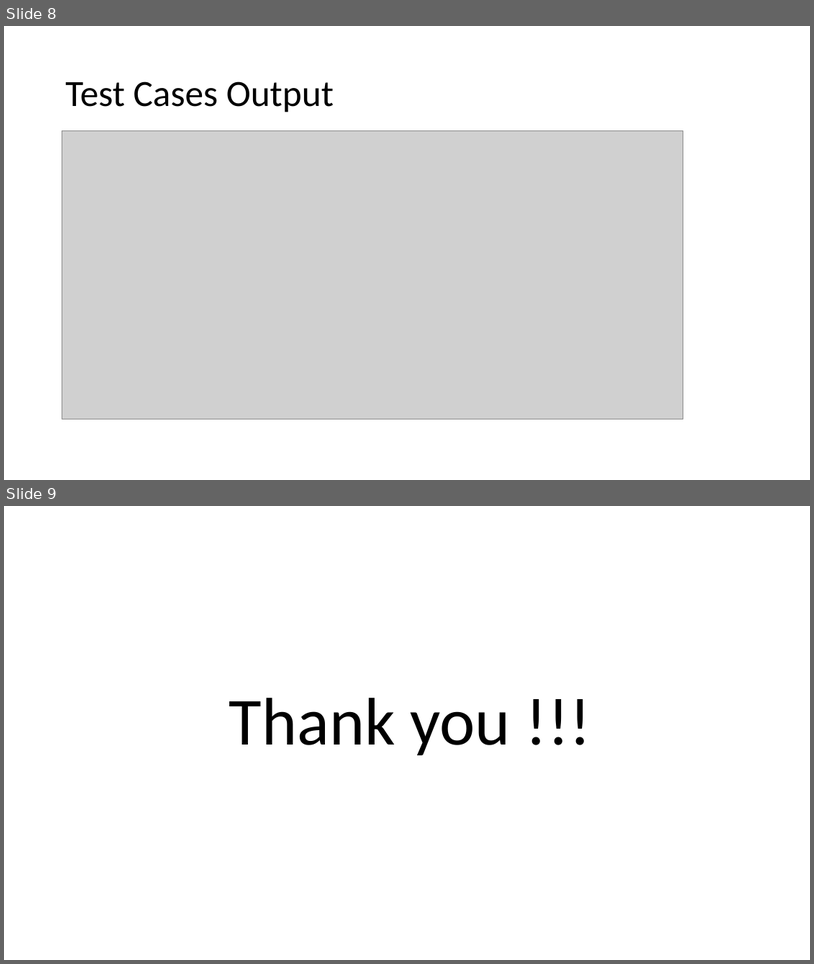
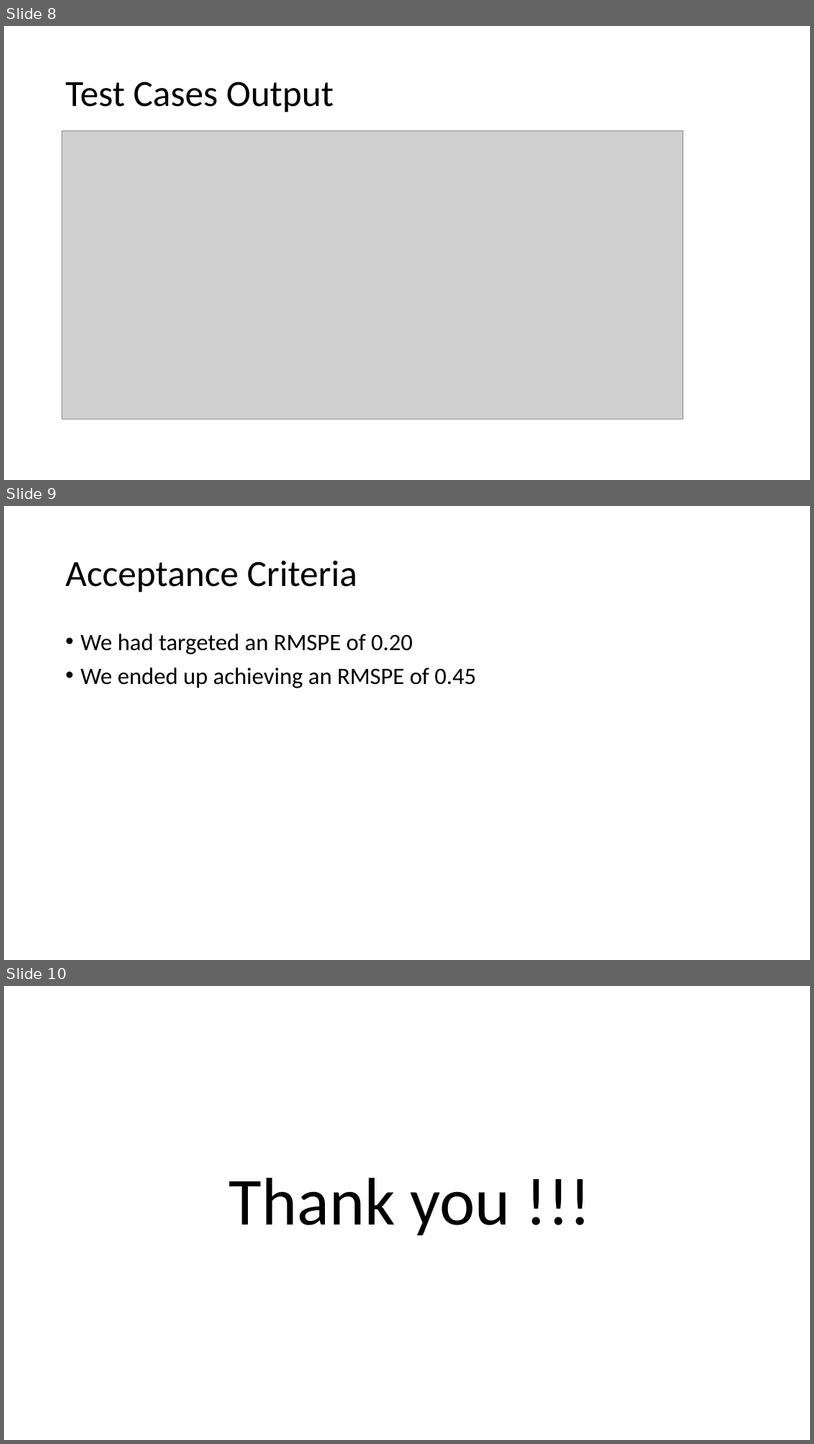
Before and after one commit to FatherAbraham1/CSYE7200_Big-Data-Sys-Engr-Using-Scala, a slide deck: RossmannSalesPrediction.pptx. Shown one above the other, each under a label of ours: slides 8 and 9 before the commit, slides 8, 9 and 10 after it. The pictures are 814x964 and 814x1444 pixels, drawn with LibreOffice and Linux fonts; fonts in the diff are those of the drawing; grey boxes stand for pictures. Boxes give left, top, right and bottom in pixels: in the first picture for what was removed or moved away, otherwise in the second. Text is boxed around its words. In the diff, an @@ line names an element or a change of style, - is before the commit and + after.

Commit message:
edited ppt

```diff
--- a/RossmannSalesPrediction.pptx
+++ b/RossmannSalesPrediction.pptx
@@ slide 9 added at bbox=[4, 506, 810, 960], background #FFFFFF @@
@@ title added at bbox=[65, 560, 358, 592], 44 pt, text #000000 @@
+Acceptance Criteria
@@ text added at bbox=[80, 633, 476, 688], 28 pt, text #000000 @@
+• We had targeted an RMSPE of 0.20
+• We ended up achieving an RMSPE of 0.45
@@ what was slide 9 is now slide 10 @@
```
